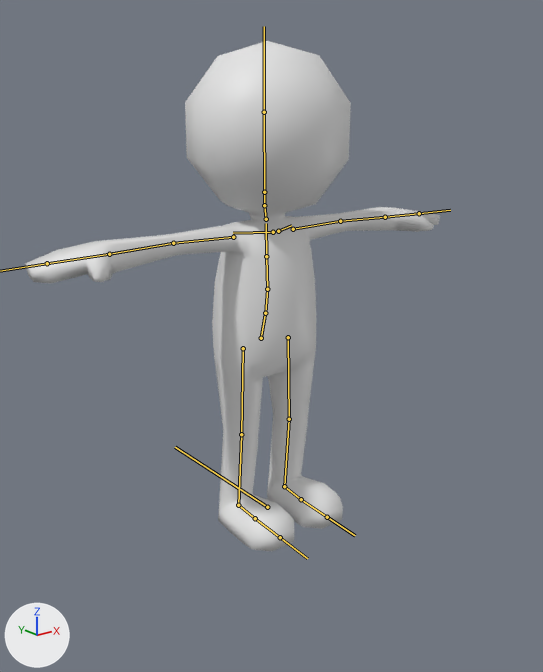
The FBX model JamGame/Assets/Models/Workers/Worker.fbx as it was, and as the next commit left it.
Rendered twice from a 50 mm lens placed at (-1.77, -2.24, 1.66), pointed at (-0.21, -0.28, 0.88). Every picture has the same lights, and +X, +Y and +Z are marked at lower left. The bones that bend it are drawn over the model as lines.
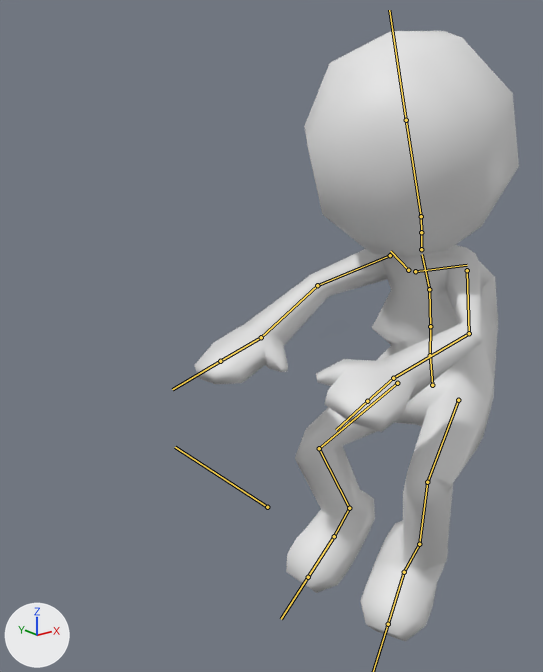
The newer file adds an action. The first version stands in its rest pose; the second is drawn at frame 1 of the action 'rig|StandUp'.

Pixel boxes [x1, y1, x2, y2] of what changed, in the pictures (543 x 672 px):
'mesh', posed (22% narrower, 19% taller): before [25, 41, 440, 552]; after [195, 31, 519, 641]
bone 'DEF-spine', root to tip: before (261, 338) to (265, 312); after (432, 385) to (430, 354)
bone 'DEF-spine.001', root to tip: before (265, 313) to (267, 289); after (430, 355) to (430, 326)
bone 'DEF-spine.002', root to tip: before (267, 289) to (266, 256); after (430, 326) to (429, 289)
bone 'DEF-spine.003', root to tip: before (266, 256) to (266, 223); after (429, 289) to (422, 254)
bone 'DEF-spine.004', root to tip: before (266, 219) to (264, 205); after (421, 249) to (421, 232)
bone 'DEF-head', root to tip: before (264, 192) to (264, 112); after (421, 216) to (406, 120)
bone 'DEF-upper_arm.L', root to tip: before (293, 229) to (340, 221); after (467, 270) to (469, 333)
bone 'DEF-forearm.L', root to tip: before (340, 221) to (385, 217); after (469, 333) to (393, 378)
bone 'DEF-hand.L', root to tip: before (385, 217) to (419, 213); after (393, 378) to (367, 401)
bone 'DEF-upper_arm.R', root to tip: before (233, 237) to (173, 243); after (390, 255) to (317, 285)
bone 'DEF-forearm.R', root to tip: before (173, 243) to (109, 254); after (317, 285) to (261, 337)
bone 'DEF-hand.R', root to tip: before (109, 254) to (47, 263); after (261, 337) to (220, 361)
bone 'DEF-thigh.L', root to tip: before (288, 337) to (289, 419); after (458, 400) to (427, 482)
bone 'DEF-shin.L', root to tip: before (289, 419) to (284, 486); after (427, 482) to (419, 544)
bone 'DEF-foot.L', root to tip: before (284, 486) to (301, 499); after (419, 544) to (404, 572)
bone 'DEF-toe.L', root to tip: before (301, 499) to (327, 517); after (404, 572) to (388, 624)
bone 'DEF-thigh.R', root to tip: before (243, 348) to (241, 434); after (397, 383) to (319, 448)
bone 'DEF-shin.R', root to tip: before (241, 434) to (238, 505); after (319, 448) to (349, 508)
bone 'DEF-foot.R', root to tip: before (238, 505) to (255, 518); after (349, 508) to (334, 536)
bone 'DEF-toe.R', root to tip: before (255, 518) to (280, 537); after (334, 536) to (308, 577)

What the commit changed:
Bone 'DEF-spine' (bone_def_spine) moves from (0.0, 0.0, 0.0) to (0.098, 0.211, 0.764).
Bone 'DEF-spine' (bone_def_spine) turns from (0, 0, 0) to (-44, -73, 57) degrees about its own x, y and z.
Bone 'DEF-spine.001' (bone_def_spine_001) turns from (0, 0, 0) to (0, 0, -1) degrees about its own x, y and z.
Bone 'DEF-spine.002' (bone_def_spine_002) turns from (0, 0, 0) to (12, 9, 3) degrees about its own x, y and z.
Bone 'DEF-spine.003' (bone_def_spine_003) turns from (0, 0, 0) to (12, -16, 1) degrees about its own x, y and z.
Bone 'DEF-spine.004' (bone_def_spine_004) turns from (0, 0, 0) to (-12, 14, -2) degrees about its own x, y and z.
Bone 'DEF-head' (bone_def_head) turns from (0, 0, 0) to (5, 14, 5) degrees about its own x, y and z.
Bone 'DEF-upper_arm.L' (bone_def_upper_arm_l) turns from (0, 0, 0) to (51, -11, 22) degrees about its own x, y and z.
Bone 'DEF-upper_arm.L' (bone_def_upper_arm_l) is rescaled from (1.0, 1.0, 1.0) to (1.02, 0.97, 1.02).
Bone 'DEF-forearm.L' (bone_def_forearm_l) turns from (0, 0, 0) to (47, -41, 3) degrees about its own x, y and z.
Bone 'DEF-forearm.L' (bone_def_forearm_l) is rescaled from (1.0, 1.0, 1.0) to (1.0, 0.97, 1.03).
Bone 'DEF-hand.L' (bone_def_hand_l) turns from (0, 0, 0) to (-40, 40, 12) degrees about its own x, y and z.
Bone 'DEF-hand.L' (bone_def_hand_l) is rescaled from (1.0, 1.0, 1.0) to (0.98, 1.01, 1.01).
Bone 'DEF-upper_arm.R' (bone_def_upper_arm_r) turns from (0, 0, 0) to (44, 16, -38) degrees about its own x, y and z.
Bone 'DEF-upper_arm.R' (bone_def_upper_arm_r) is rescaled from (1.0, 1.0, 1.0) to (1.01, 0.98, 1.01).
Bone 'DEF-forearm.R' (bone_def_forearm_r) turns from (0, 0, 0) to (16, 5, 0) degrees about its own x, y and z.
Bone 'DEF-hand.R' (bone_def_hand_r) turns from (0, 0, 0) to (5, -2, -41) degrees about its own x, y and z.
Bone 'DEF-hand.R' (bone_def_hand_r) is rescaled from (1.0, 1.0, 1.0) to (1.0, 1.01, 0.99).
Bone 'DEF-thigh.L' (bone_def_thigh_l) turns from (0, 0, 0) to (-66, 3, 5) degrees about its own x, y and z.
Bone 'DEF-thigh.L' (bone_def_thigh_l) is rescaled from (1.0, 1.0, 1.0) to (1.02, 0.96, 1.02).
Bone 'DEF-shin.L' (bone_def_shin_l) turns from (0, 0, 0) to (85, -4, 0) degrees about its own x, y and z.
Bone 'DEF-shin.L' (bone_def_shin_l) is rescaled from (1.0, 1.0, 1.0) to (1.0, 0.93, 1.07).
Bone 'DEF-foot.L' (bone_def_foot_l) turns from (0, 0, 0) to (51, -21, -24) degrees about its own x, y and z.
Bone 'DEF-foot.L' (bone_def_foot_l) is rescaled from (1.0, 1.0, 1.0) to (1.02, 0.94, 1.04).
Bone 'DEF-toe.L' (bone_def_toe_l) turns from (0, 0, 0) to (44, 39, 32) degrees about its own x, y and z.
Bone 'DEF-toe.L' (bone_def_toe_l) is rescaled from (1.0, 1.0, 1.0) to (0.99, 1.04, 0.98).
Bone 'DEF-thigh.R' (bone_def_thigh_r) turns from (0, 0, 0) to (-57, 2, 3) degrees about its own x, y and z.
Bone 'DEF-thigh.R' (bone_def_thigh_r) is rescaled from (1.0, 1.0, 1.0) to (1.02, 0.96, 1.02).
Bone 'DEF-shin.R' (bone_def_shin_r) turns from (0, 0, 0) to (80, -2, 0) degrees about its own x, y and z.
Bone 'DEF-shin.R' (bone_def_shin_r) is rescaled from (1.0, 1.0, 1.0) to (1.0, 0.93, 1.07).
Bone 'DEF-foot.R' (bone_def_foot_r) turns from (0, 0, 0) to (22, -1, 7) degrees about its own x, y and z.
Bone 'DEF-foot.R' (bone_def_foot_r) is rescaled from (1.0, 1.0, 1.0) to (0.98, 0.99, 1.04).
Bone 'DEF-toe.R' (bone_def_toe_r) turns from (0, 0, 0) to (6, 0, 1) degrees about its own x, y and z.
